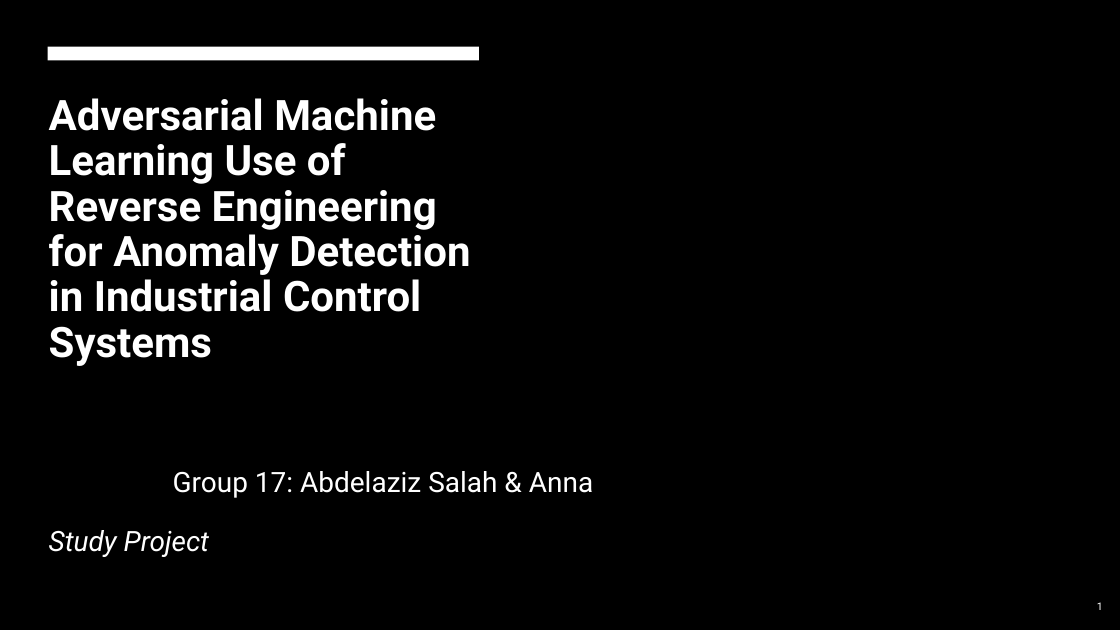
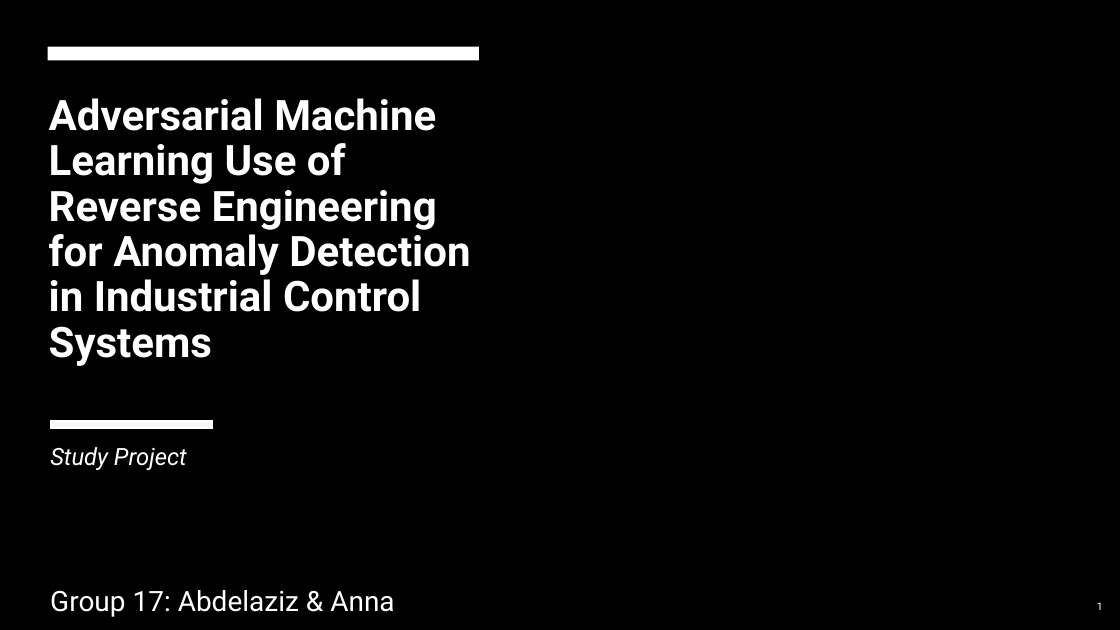
Before and after one commit to abdelazizSalah/Study_Project, a slide deck: slide 1 of Assignment6/Final_presentation.pptx. Drawn at 1120x630 pixels with LibreOffice and Linux fonts; fonts in the diff are those of the drawing; background and template pictures are left out. Boxes give left, top, right and bottom in pixels: in the first picture for what was removed or moved away, otherwise in the second. Text is boxed around its words. In the diff, an @@ line names an element or a change of style, - is before the commit and + after.

```diff
--- a/Assignment6/Final_presentation.pptx
+++ b/Assignment6/Final_presentation.pptx
@@ subtitle "Study Project": place and size @@
-subtitle "Study Project" at (49,530,209,557)
+subtitle "Study Project" at (50,447,187,470)
@@ subtitle "Study Project" at (50,447,187,470): size 24 to 20.4 pt; line spacing 1.1 to 0.9 @@
@@ rectangle added at (51,422,212,429), fill #F7F7F7, outline #FFFFFF 1.5 pt @@
@@ text at (50,590,394,617): text changed @@
-Group 17: Abdelaziz Salah & Anna
+Group 17: Abdelaziz & Anna
```
Also in this commit, not shown: 6 other slides changed, 13 slides added, 1 slide removed, 2 other files.
